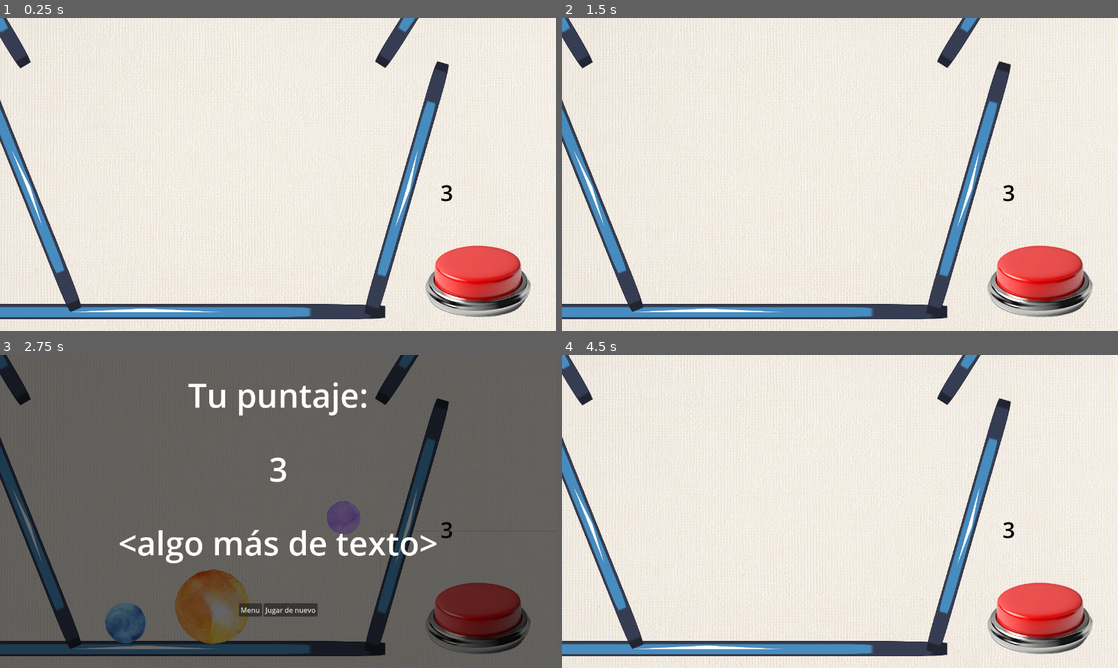
Above: before the commit, frames 1-4 (two rows, left to right).
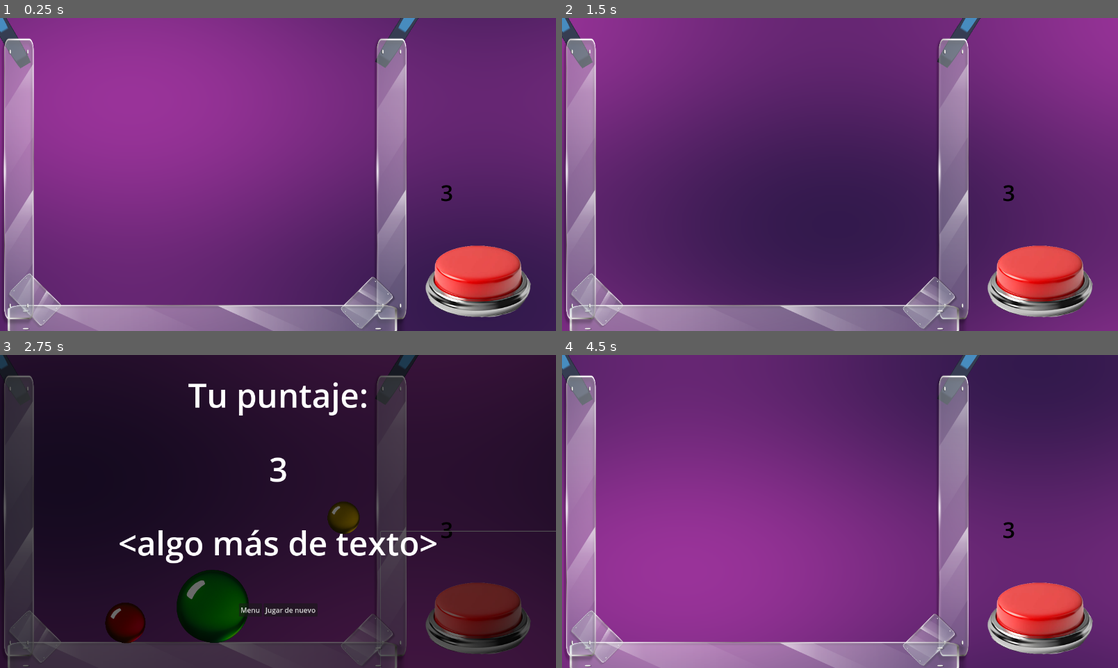
Above: after the commit, the same moments.

Repository: EmpanadaDeAbuela/fusion
Game: Godot game, scene res://Scenes/main.tscn
Two runs of this game, one before a commit and one after it. Both use one fixed random seed, a clock stepped at 60 frames per second and the inputs below. The engine's default icon, where the game draws it, is replaced by a stand-in: a white triangle on a blue panel in a dark square.
Inputs (mouse positions are in pixels of both pictures, inside the frame that each line leads up to):
- Up to frame 1 (0.25 s): no input
- Up to frame 2 (1.5 s): click (1040, 265) at 0.5 s; click "Jugar de nuevo" at 1.25 s
- Up to frame 3 (2.75 s): click (478, 602) at 2 s
- Up to frame 4 (4.5 s): click "Jugar de nuevo" at 2.75 s; click (1040, 602) at 3.5 s; click "Jugar de nuevo" at 4.25 s

The runs differ from the first frame. In frame 1, 96% of the frame differs, in the area x 0-100%, y 0-100%; in frame 2, 96%; in frame 3, 92%; in frame 4, 96%.

Commit message:
sprites canicas + paredes + shader

Diff:
--- a/Audio/soundEffectManager.gd
+++ b/Audio/soundEffectManager.gd
@@ -5,8 +5,10 @@
 
 func emitirPing():
 	stream = ping
+	pitch_scale = randf_range(0.9, 1.1)
 	play()
 
 func emitirPop():
 	stream = pop
+	pitch_scale = 1
 	play()
--- a/Prefabs/ball.tscn
+++ b/Prefabs/ball.tscn
@@ -1,10 +1,11 @@
-[gd_scene load_steps=10 format=3 uid="uid://bn4xb64ckllpp"]
+[gd_scene load_steps=11 format=3 uid="uid://bn4xb64ckllpp"]
 
 [ext_resource type="Script" path="res://Scripts/ball.gd" id="1_64ubr"]
 [ext_resource type="Script" path="res://Scripts/fision.gd" id="2_as3so"]
 [ext_resource type="Texture2D" uid="uid://danmgu7mqjcrk" path="res://Sprites/bolas/rojo.png" id="2_f64rf"]
 [ext_resource type="Script" path="res://Scripts/sprite.gd" id="2_rou5t"]
 [ext_resource type="Script" path="res://Scripts/fusion.gd" id="3_4ef77"]
+[ext_resource type="Script" path="res://Scripts/spriteShader.gd" id="5_j5vnu"]
 [ext_resource type="AudioStream" uid="uid://bnes2socvyvrs" path="res://Audio/ping.wav" id="6_h2xh1"]
 
 [sub_resource type="PhysicsMaterial" id="PhysicsMaterial_wivf4"]
@@ -25,8 +26,9 @@
 metadata/type = 0
 
 [node name="Sprite2D" type="Sprite2D" parent="."]
-scale = Vector2(0.043, 0.043)
+scale = Vector2(0.106, 0.106)
 texture = ExtResource("2_f64rf")
+script = ExtResource("5_j5vnu")
 
 [node name="sprite" type="Node2D" parent="."]
 script = ExtResource("2_rou5t")
--- a/Scenes/main.tscn
+++ b/Scenes/main.tscn
@@ -1,22 +1,41 @@
-[gd_scene load_steps=11 format=3 uid="uid://dw4rb18qjspg0"]
+[gd_scene load_steps=14 format=3 uid="uid://dw4rb18qjspg0"]
 
 [ext_resource type="Texture2D" uid="uid://cintlrmjfsdta" path="res://Sprites/icon.svg" id="1_2tyx8"]
 [ext_resource type="Script" path="res://Scripts/fusionManager.gd" id="1_8st66"]
 [ext_resource type="Script" path="res://Scripts/ballSpawner.gd" id="2_6spoq"]
 [ext_resource type="Script" path="res://Scripts/clickManager.gd" id="2_ckqlq"]
 [ext_resource type="Texture2D" uid="uid://r3yko8tns3lg" path="res://Sprites/background.png" id="2_v4tgf"]
+[ext_resource type="Shader" path="res://Shaders/backgroundShader.gdshader" id="3_edj2a"]
 [ext_resource type="Texture2D" uid="uid://be0i0xlrwg0jy" path="res://Sprites/btn.png" id="6_xln5p"]
 [ext_resource type="Script" path="res://Scripts/button.gd" id="7_ixnxv"]
+[ext_resource type="Texture2D" uid="uid://y14k8fe0epcc" path="res://Sprites/glassWall.png" id="7_lmi5o"]
 [ext_resource type="Texture2D" uid="uid://dd0gjdbaihwof" path="res://Sprites/blackLayer.png" id="7_v2hfy"]
 [ext_resource type="PackedScene" uid="uid://bpbwoie5phapk" path="res://Scenes/pantalla_final.tscn" id="9_p3nva"]
 
+[sub_resource type="ShaderMaterial" id="ShaderMaterial_1ixnh"]
+shader = ExtResource("3_edj2a")
+shader_parameter/color1 = Color(0.2, 0.1, 0.3, 1)
+shader_parameter/color2 = Color(0.6, 0.2, 0.6, 1)
+shader_parameter/speed = 0.2
+shader_parameter/scale = 5.0
+
 [sub_resource type="RectangleShape2D" id="RectangleShape2D_n11v6"]
 size = Vector2(1082, 51.9444)
 
 [node name="Main" type="Node2D"]
 script = ExtResource("1_8st66")
 
+[node name="ColorRect" type="ColorRect" parent="."]
+material = SubResource("ShaderMaterial_1ixnh")
+offset_left = -648.0
+offset_top = -342.0
+offset_right = -608.0
+offset_bottom = -302.0
+scale = Vector2(32.423, 18.905)
+mouse_filter = 2
+
 [node name="Background" type="Sprite2D" parent="."]
+visible = false
 position = Vector2(-2.99995, 27)
 scale = Vector2(0.882432, 0.756098)
 texture = ExtResource("2_v4tgf")
@@ -57,32 +76,63 @@
 shape = SubResource("RectangleShape2D_n11v6")
 
 [node name="Sprite2D" type="Sprite2D" parent="Node/Area2D"]
+visible = false
 position = Vector2(-7.5, 7.62939e-06)
 scale = Vector2(8.64844, 0.273437)
 texture = ExtResource("1_2tyx8")
 
 [node name="Area2D2" type="StaticBody2D" parent="Node"]
-position = Vector2(-576, 63)
-rotation = 1.18989
+position = Vector2(-599, 62)
+rotation = 1.5708
 scale = Vector2(0.545, 1)
 
 [node name="CollisionShape2D" type="CollisionShape2D" parent="Node/Area2D2"]
 shape = SubResource("RectangleShape2D_n11v6")
 
 [node name="Sprite2D" type="Sprite2D" parent="Node/Area2D2"]
+visible = false
+position = Vector2(-7.5, 7.62939e-06)
+scale = Vector2(8.64844, 0.273437)
+texture = ExtResource("1_2tyx8")
+
+[node name="Area2D6" type="StaticBody2D" parent="Node"]
+position = Vector2(-583, 279)
+rotation = 0.901779
+scale = Vector2(0.545, 1)
+
+[node name="CollisionShape2D" type="CollisionShape2D" parent="Node/Area2D6"]
+shape = SubResource("RectangleShape2D_n11v6")
+
+[node name="Sprite2D" type="Sprite2D" parent="Node/Area2D6"]
+visible = false
+position = Vector2(-7.5, 7.62939e-06)
+scale = Vector2(8.64844, 0.273437)
+texture = ExtResource("1_2tyx8")
+
+[node name="Area2D7" type="StaticBody2D" parent="Node"]
+position = Vector2(230, 288)
+rotation = -0.785398
+scale = Vector2(0.545, 1)
+
+[node name="CollisionShape2D" type="CollisionShape2D" parent="Node/Area2D7"]
+shape = SubResource("RectangleShape2D_n11v6")
+
+[node name="Sprite2D" type="Sprite2D" parent="Node/Area2D7"]
+visible = false
 position = Vector2(-7.5, 7.62939e-06)
 scale = Vector2(8.64844, 0.273437)
 texture = ExtResource("1_2tyx8")
 
 [node name="Area2D3" type="StaticBody2D" parent="Node"]
-position = Vector2(295, 65)
-rotation = 1.85235
+position = Vector2(255, 65)
+rotation = 1.5708
 scale = Vector2(0.545, 1)
 
 [node name="CollisionShape2D" type="CollisionShape2D" parent="Node/Area2D3"]
 shape = SubResource("RectangleShape2D_n11v6")
 
 [node name="Sprite2D" type="Sprite2D" parent="Node/Area2D3"]
+visible = false
 position = Vector2(-7.5, 7.62939e-06)
 scale = Vector2(8.64844, 0.273437)
 texture = ExtResource("1_2tyx8")
@@ -116,6 +166,35 @@
 [node name="ballSpawner" type="Node2D" parent="Node"]
 position = Vector2(-150.4, -542.78)
 script = ExtResource("2_6spoq")
+
+[node name="GlassWall" type="Sprite2D" parent="Node"]
+position = Vector2(258, 44)
+rotation = 1.5708
+scale = Vector2(0.72, 0.28)
+texture = ExtResource("7_lmi5o")
+
+[node name="GlassWall4" type="Sprite2D" parent="Node"]
+position = Vector2(-561, 319)
+rotation = 0.785398
+scale = Vector2(0.12, 0.28)
+texture = ExtResource("7_lmi5o")
+
+[node name="GlassWall5" type="Sprite2D" parent="Node"]
+position = Vector2(208, 325)
+rotation = -0.785398
+scale = Vector2(0.12, 0.28)
+texture = ExtResource("7_lmi5o")
+
+[node name="GlassWall3" type="Sprite2D" parent="Node"]
+position = Vector2(-166, 366)
+scale = Vector2(1, 0.28)
+texture = ExtResource("7_lmi5o")
+
+[node name="GlassWall2" type="Sprite2D" parent="Node"]
+position = Vector2(-600, 44)
+rotation = 1.5708
+scale = Vector2(0.72, 0.28)
+texture = ExtResource("7_lmi5o")
 
 [node name="Red-button-isolate-backbround-3d-render-png" type="Sprite2D" parent="."]
 position = Vector2(406, 32)
--- a/Scripts/fision.gd
+++ b/Scripts/fision.gd
@@ -22,7 +22,7 @@
 func _on_area_2d_mouse_entered() -> void:
 	hover = true
 	SignalManager.emit_signal("mandarPuntosARestar", get_parent().get_meta("type"))
-	sprite.modulate = Color(0.7, 0.7, 0.7)
+	sprite.modulate = Color(0.5, 0.5, 0.5)
 
 func _on_area_2d_mouse_exited() -> void:
 	hover = false
--- a/Scripts/sprite.gd
+++ b/Scripts/sprite.gd
@@ -6,14 +6,22 @@
 @onready var area = $"../Area2D"
 @onready var label = $"../Label"
 
-var rojo = preload("res://Sprites/bolas/rojo.png")
-var naranja = preload("res://Sprites/bolas/naranja.png")
-var amarillo = preload("res://Sprites/bolas/amarillo.png")
+#bronce
+#verde
+#azul
+#violeta
+#cian
+#rojo
+#dorado
+
+
+var bronce = preload("res://Sprites/bolas/bronce.png")
 var verde = preload("res://Sprites/bolas/verde.png")
-var cian = preload("res://Sprites/bolas/cian.png")
 var azul = preload("res://Sprites/bolas/azul.png")
 var violeta = preload("res://Sprites/bolas/violeta.png")
-var rosa = preload("res://Sprites/bolas/rosa.png")
+var cian = preload("res://Sprites/bolas/cian.png")
+var rojo = preload("res://Sprites/bolas/rojo.png")
+var dorado = preload("res://Sprites/bolas/golden.png")
 
 
 var instanciadaDesdeEditor := false
@@ -23,16 +31,15 @@
 	call_deferred("setSprite", false)
 	#label.text = str(get_parent().get_meta("type"))
 
-#func _process(delta: float) -> void:
-#	if Input.is_action_just_pressed("ui_accept"):
-#		setSprite(0)
+func _process(delta: float) -> void:
+	sprite.rotation = -get_parent().rotation #este código no sé si será el más eficiente pero funciona
 
 func agrandar(cant:float):
 
 	var vectorCant = Vector2(1.5*cant, 1.5*cant)
 
 	#bola.scale = vectorCant
-	sprite.scale = vectorCant/24
+	sprite.scale = vectorCant/9.5
 	collision.scale = vectorCant
 	area.scale = vectorCant
 	explosionRange.scale = vectorCant
@@ -50,31 +57,26 @@
 
 	match type:
 		0:
-			sprite.texture = rojo
-			#sprite.modulate = Color.RED
+			sprite.texture = bronce
 			agrandar(2.5)
 		1:
-			sprite.texture = naranja
-			#sprite.modulate = Color.DARK_ORANGE
+			sprite.texture = verde
 			agrandar(2.25)
 		2:
-			sprite.texture = amarillo
-			#sprite.modulate = Color.YELLOW
+			sprite.texture = azul
 			agrandar(2)
 		3:
-			sprite.texture = verde
-			#sprite.modulate = Color.GREEN
+			sprite.texture = violeta
 			agrandar(1.75)
 		4:
 			sprite.texture = cian
-			#sprite.modulate = Color.BLUE
 			agrandar(1.5)
 		5:
-			sprite.texture = azul
+			sprite.texture = rojo
 			#sprite.modulate = Color.PURPLE
 			agrandar(1.25)
 		6:
-			sprite.texture = violeta
+			sprite.texture = dorado
 			agrandar(1)
 		#7:
 		#	sprite.texture = rosa
--- /dev/null
+++ b/Scripts/spriteShader.gd
@@ -0,0 +1,4 @@
+extends Sprite2D
+
+#func _process(delta):
+#	material.set_shader_parameter("time", Time.get_ticks_msec() / 1000.0)
--- /dev/null
+++ b/Shaders/backgroundShader.gdshader
@@ -0,0 +1,18 @@
+shader_type canvas_item;
+
+uniform vec4 color1 : source_color = vec4(0.2, 0.1, 0.3, 1.0); // Color base oscuro
+uniform vec4 color2 : source_color = vec4(0.6, 0.2, 0.6, 1.0); // Color acento
+uniform float speed = 0.2;
+uniform float scale = 5.0;
+
+void fragment() {
+	vec2 uv = UV * scale;
+	float t = TIME * speed;
+
+	// Movimiento de ondas
+	float wave = sin(uv.y + t) * 0.5 + sin(uv.x + t * 1.5) * 0.5;
+	wave = (wave + 1.0) * 0.5; // Normalizar de 0 a 1
+
+	vec4 final_color = mix(color1, color2, wave);
+	COLOR = final_color;
+}
--- /dev/null
+++ b/Shaders/goldenShader.gdshader
@@ -0,0 +1,17 @@
+shader_type canvas_item;
+
+uniform sampler2D noise_texture;
+uniform float time;
+uniform float intensity = 0.5;
+uniform vec4 glow_color : source_color = vec4(1.0, 0.85, 0.3, 1.0);
+
+void fragment() {
+    vec2 uv = UV + vec2(time * 0.2, time * 0.1);
+    float noise_val = texture(noise_texture, uv).r;
+    float glow = sin(time * 4.0 + noise_val * 10.0) * 0.5 + 0.5;
+
+    vec4 base_color = texture(TEXTURE, UV);
+    vec4 final_color = mix(base_color, glow_color, glow * noise_val * intensity);
+
+    COLOR = final_color;
+}
--- a/project.godot
+++ b/project.godot
@@ -34,6 +34,7 @@
 "res://Resources/": "red",
 "res://Scenes/": "blue",
 "res://Scripts/": "gray",
+"res://Shaders/": "yellow",
 "res://Sprites/": "purple"
 }
 
Binary file changed: Sprites/bolas/azul.png
Binary file added: Sprites/bolas/bronce.png
Not shown, added: Sprites/bolas/bronce.png.import
Binary file changed: Sprites/bolas/cian.png
Binary file added: Sprites/bolas/golden.png
Not shown, added: Sprites/bolas/golden.png.import
Binary file changed: Sprites/bolas/rojo.png
Binary file changed: Sprites/bolas/verde.png
Binary file changed: Sprites/bolas/violeta.png
Binary file added: Sprites/buttton.png
Not shown, added: Sprites/buttton.png.import
Binary file added: Sprites/glassWall.png
(and 5 more such lines)
